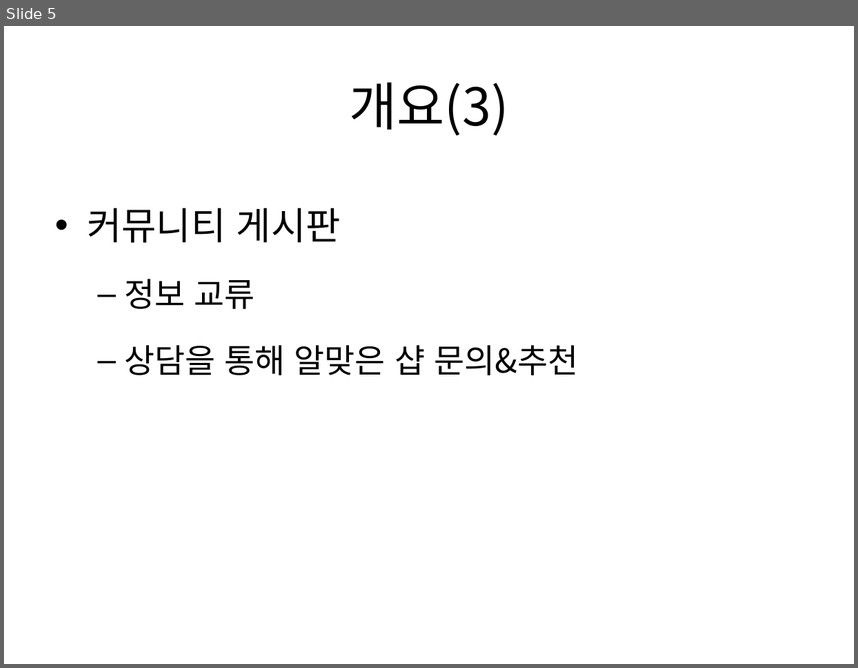
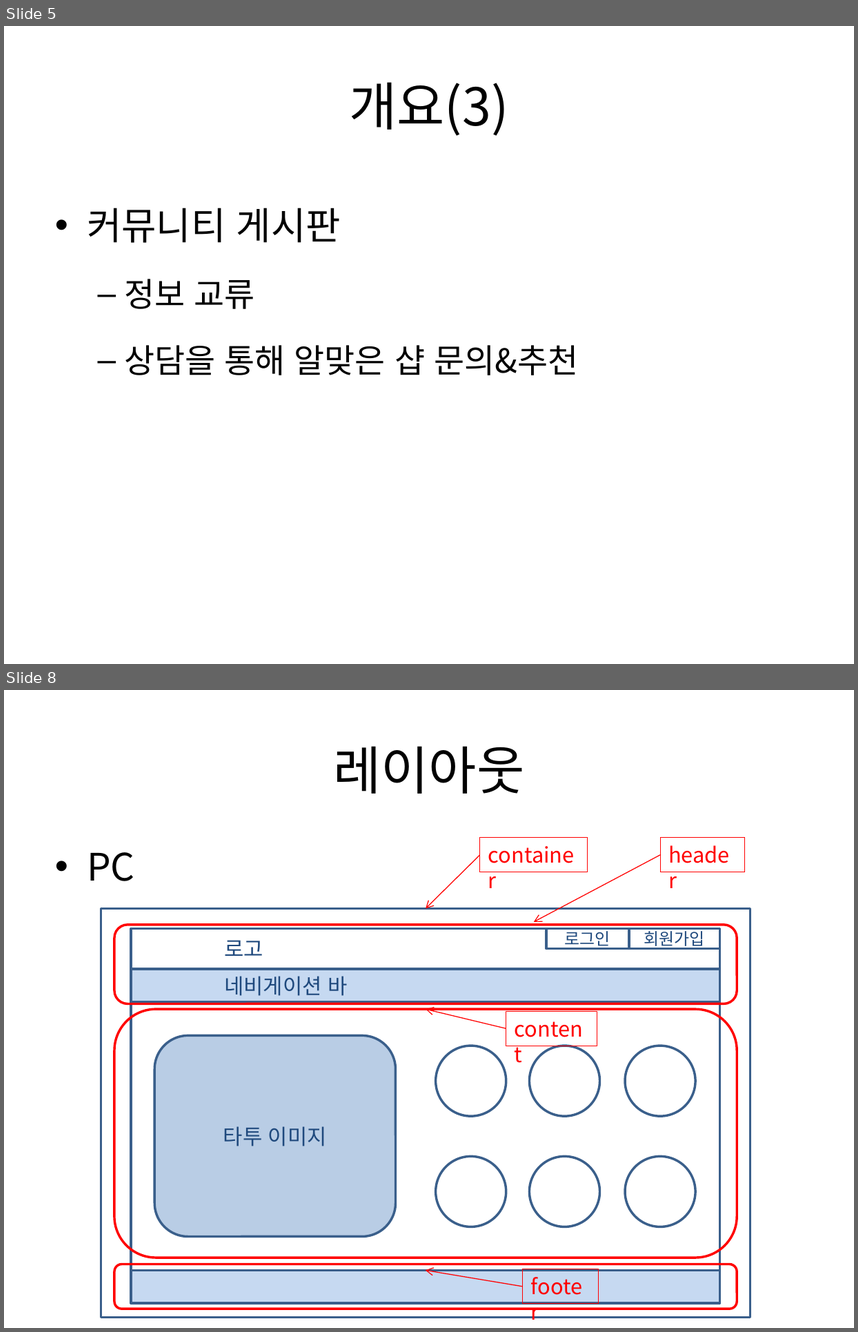
Before and after one commit to kurodari/ttm, a slide deck: docs/ttm 기획서 pt.pptx. Shown one above the other, each under a label of ours: slide 5 before the commit, slides 5 and 8 after it; the slides between them are not shown. The pictures are 858x668 and 858x1332 pixels, drawn with LibreOffice and Linux fonts; fonts in the diff are those of the drawing. Boxes give left, top, right and bottom in pixels: in the first picture for what was removed or moved away, otherwise in the second. Text is boxed around its words. In the diff, an @@ line names an element or a change of style, - is before the commit and + after.

Commit message:
메인화면 레이아웃 개요 추가

```diff
--- a/docs/ttm 기획서 pt.pptx
+++ b/docs/ttm 기획서 pt.pptx
@@ slide 8 added at (x1=4, y1=690, x2=854, y2=1328), background #FFFFFF @@
@@ title added at (x1=333, y1=746, x2=524, y2=793), 44 pt, text #000000 @@
+레이아웃
@@ text added at (x1=87, y1=852, x2=135, y2=881), 32 pt, text #000000 @@
+• PC
@@ arrow added from (480, 855) to (426, 909), #FF0000 0.75 pt @@
@@ rectangle added at (x1=480, y1=838, x2=588, y2=872), outline #FF0000 0.75 pt, 18 pt, text #FF0000 @@
+container
@@ arrow added from (660, 855) to (534, 922), #FF0000 0.75 pt @@
@@ rectangle added at (x1=660, y1=838, x2=744, y2=872), outline #FF0000 0.75 pt, 18 pt, text #FF0000 @@
+header
@@ rectangle added at (x1=101, y1=909, x2=751, y2=1317), outline #3A5F8C 2 pt @@
@@ rounded rectangle added at (x1=114, y1=925, x2=737, y2=1004), outline #FF0000 2 pt @@
@@ rectangle added at (x1=131, y1=929, x2=720, y2=969), outline #3A5F8C 2 pt, 18 pt, text #1F497D @@
+로고
@@ rectangle added at (x1=546, y1=929, x2=629, y2=949), outline #3A5F8C 2 pt, 14 pt, text #1F497D @@
+로그인
@@ rectangle added at (x1=629, y1=929, x2=720, y2=949), outline #3A5F8C 2 pt, 14 pt, text #1F497D @@
+회원가입
@@ rectangle added at (x1=131, y1=969, x2=720, y2=1002), fill #C6D9F1, outline #3A5F8C 2 pt, 18 pt, text #1F497D @@
+네비게이션 바
@@ rounded rectangle added at (x1=114, y1=1009, x2=737, y2=1257), outline #FF0000 2 pt @@
@@ rectangle added at (x1=131, y1=1002, x2=720, y2=1270), outline #3A5F8C 2 pt @@
@@ arrow added from (506, 1028) to (426, 1009), #FF0000 0.75 pt @@
@@ rectangle added at (x1=506, y1=1012, x2=597, y2=1045), outline #FF0000 0.75 pt, 18 pt, text #FF0000 @@
+content
@@ rounded rectangle added at (x1=154, y1=1035, x2=395, y2=1236), fill #B9CDE5, outline #3A5F8C 2 pt, 18 pt, text #1F497D @@
+타투 이미지
@@ ellipse added at (x1=436, y1=1045, x2=506, y2=1116), outline #3A5F8C 2 pt @@
@@ ellipse added at (x1=529, y1=1045, x2=600, y2=1116), outline #3A5F8C 2 pt @@
@@ ellipse added at (x1=626, y1=1045, x2=696, y2=1116), outline #3A5F8C 2 pt @@
@@ ellipse added at (x1=436, y1=1156, x2=506, y2=1226), outline #3A5F8C 2 pt @@
@@ ellipse added at (x1=529, y1=1156, x2=600, y2=1226), outline #3A5F8C 2 pt @@
@@ ellipse added at (x1=626, y1=1156, x2=696, y2=1226), outline #3A5F8C 2 pt @@
@@ rounded rectangle added at (x1=114, y1=1264, x2=737, y2=1309), outline #FF0000 2 pt @@
@@ rectangle added at (x1=523, y1=1269, x2=598, y2=1303), outline #FF0000 0.75 pt, 18 pt, text #FF0000 @@
+footer
@@ rectangle added at (x1=131, y1=1270, x2=720, y2=1303), fill #C6D9F1, outline #3A5F8C 2 pt @@
@@ arrow added from (523, 1286) to (426, 1270), #FF0000 0.75 pt @@
```
Also in this commit, not shown: 1 slide changed, 2 other slides added.
